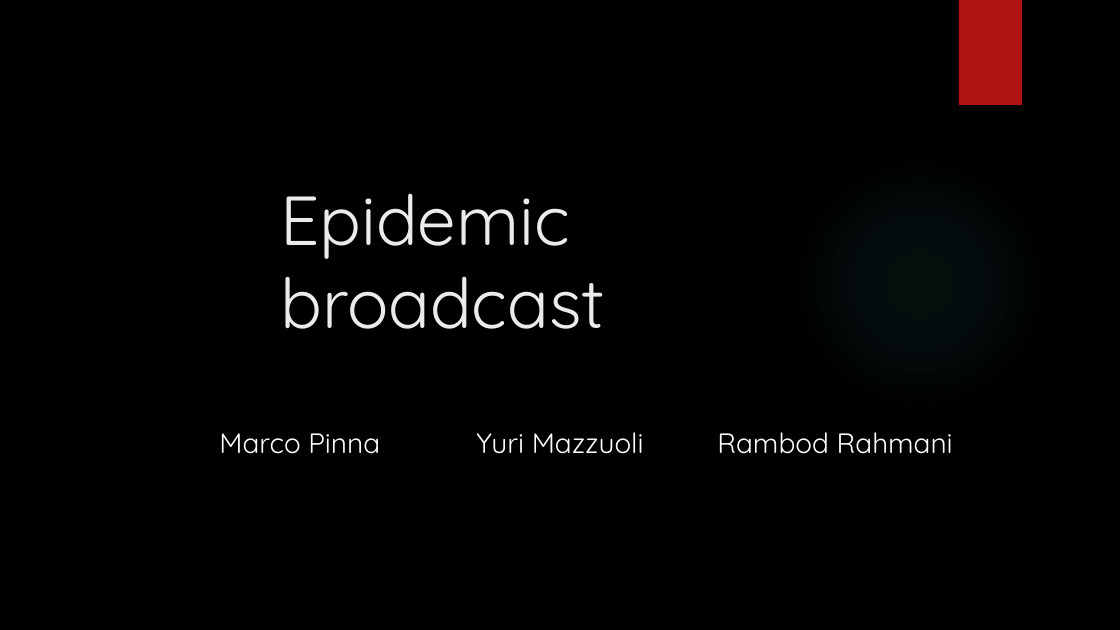
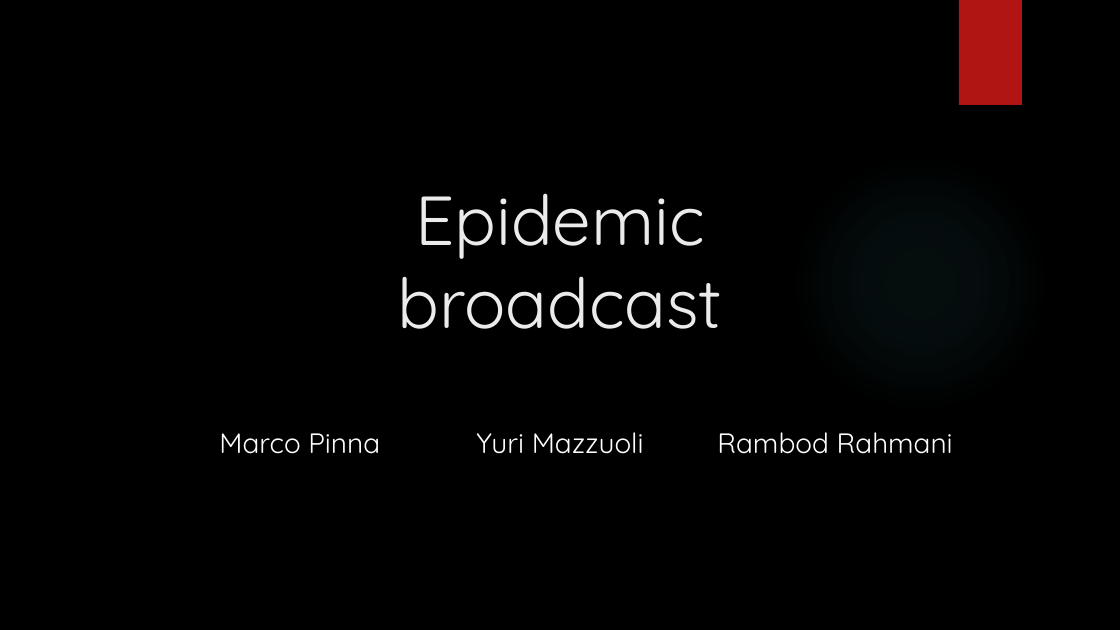
Before and after one commit to MPinna/epidemic_broadcast, a slide deck: slide 1 of documentation/powerpoint/epidemic_broadcast.pptx. Drawn at 1120x630 pixels with LibreOffice and Linux fonts; fonts in the diff are those of the drawing; background and template pictures are left out. Boxes give left, top, right and bottom in pixels: in the first picture for what was removed or moved away, otherwise in the second. Text is boxed around its words. In the diff, an @@ line names an element or a change of style, - is before the commit and + after.

```diff
--- a/documentation/powerpoint/epidemic_broadcast.pptx
+++ b/documentation/powerpoint/epidemic_broadcast.pptx
@@ title "Epidemic broadcast" at (398, 193, 723, 329): alignment left to centre @@
```
Also in this commit, not shown: 3 other slides changed, 4 other files.
